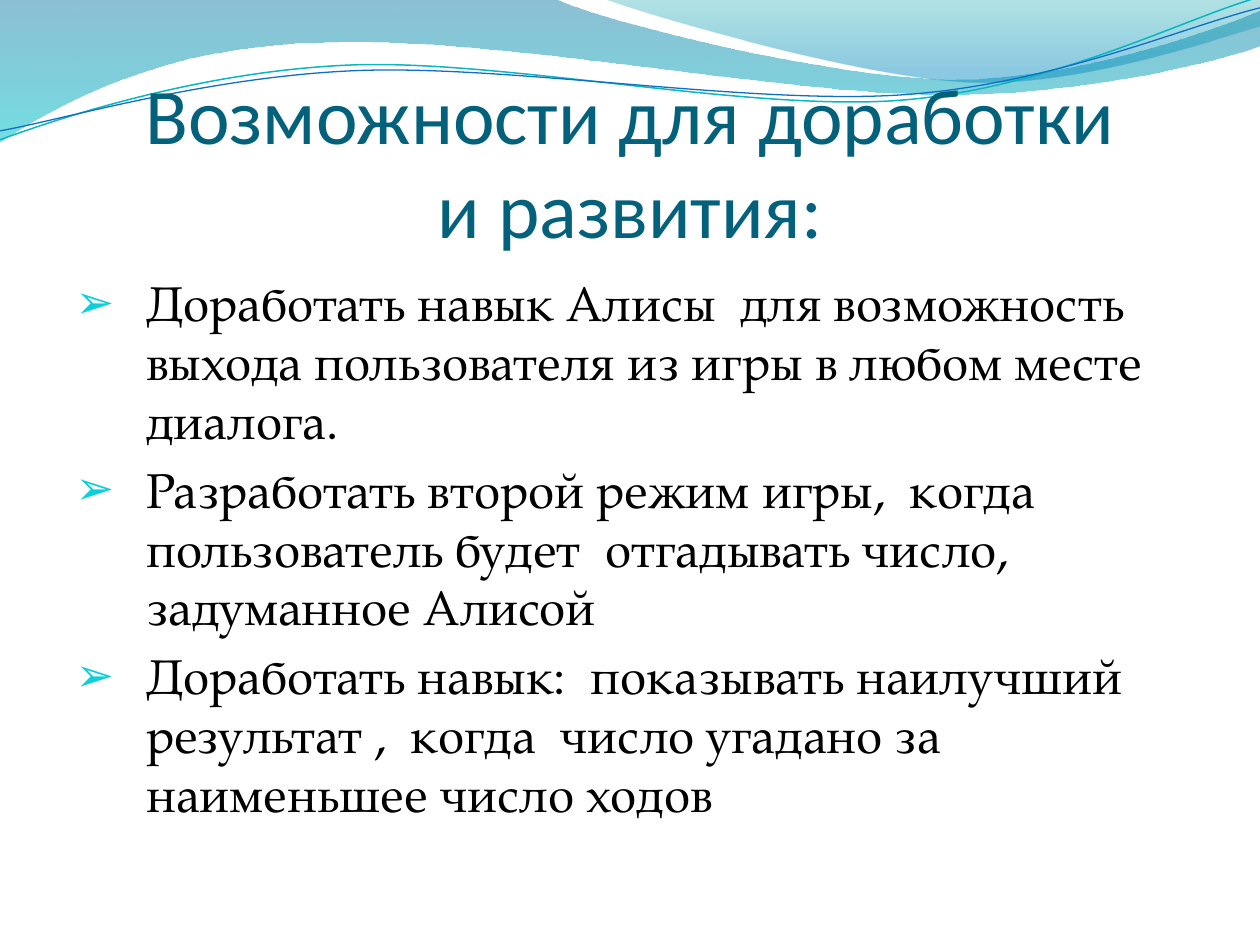
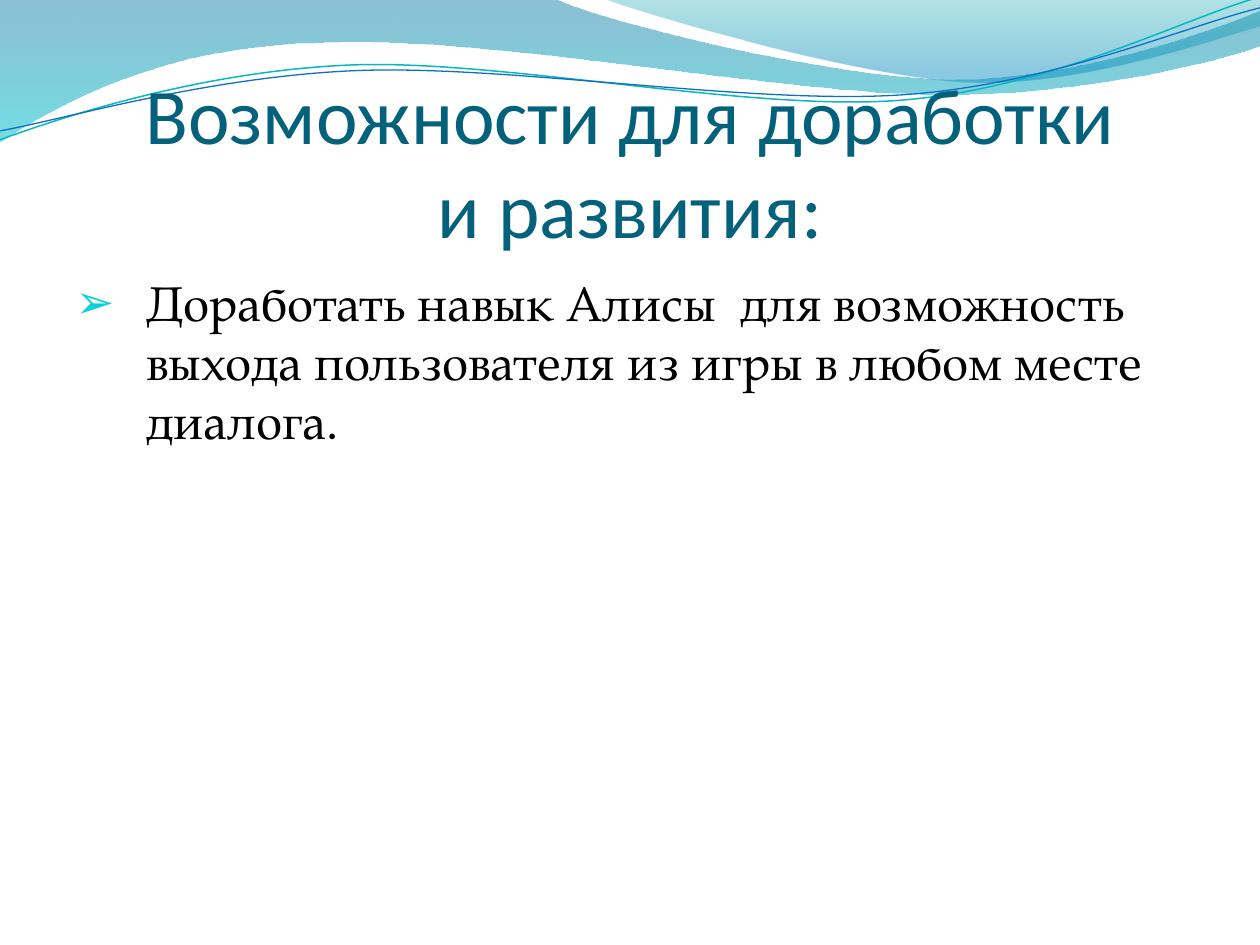
Before and after one commit to alexandr-55/Final_project, a slide deck: slide 12 of Ugaday_chiclo_itog.pptx (slide 10 before the commit). Drawn at 1260x945 pixels with LibreOffice and Linux fonts; fonts in the diff are those of the drawing; background and template pictures are left out. Boxes give left, top, right and bottom in pixels: in the first picture for what was removed or moved away, otherwise in the second. Text is boxed around its words. In the diff, an @@ line names an element or a change of style, - is before the commit and + after.

```diff
--- a/Ugaday_chiclo_itog.pptx
+++ b/Ugaday_chiclo_itog.pptx
@@ text at (146,473,1122,819): paragraphs removed @@
-➢ Разработать второй режим игры, когда пользователь будет отгадывать число, задуманное Алисой
-➢ Доработать навык: показывать наилучший результат , когда число угадано за наименьшее число ходов
```
Also in this commit, not shown: 3 other slides changed, 2 slides added, 1 other file.
